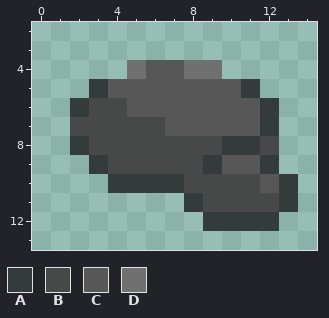
Edited in one commit: pixel-art file (src/main/resources/sprites/items/stone.aseprite). That is the earlier state.
16x16 pixels, 1 frame. Shown: x 0..14, y 2..13.
Palette (. is transparent): A #333c3a  B #474848  C #575757  D #707070
After the commit:
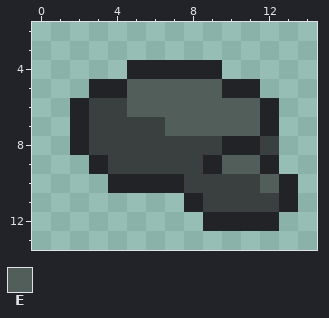
Colours new in this view: E #525e5a
Changes in this commit:
@@ palette @@
-A #333c3a
+A #222326
-B #474848
+B #3a4040
@@ x 0..14 @@
  3 ...............
- 4 .....DCCDD.....
- 5 ...ACCCCCCCA...
- 6 ..ABBCCCCCCCA..
- 7 ..BBBBBCCCCCA..
+ 4 .....AAAAA.....
+ 5 ...AAEEEEEAA...
+ 6 ..ABBEEEEEEEA..
+ 7 ..ABBBBEEEEEA..
  8 ..ABBBBBBBAAB..
- 9 ...ABBBBBACCA..
-10 ....AAAABBBBCA.
+ 9 ...ABBBBBAEEA..
+10 ....AAAABBBBEA.
 11 ........ABBBBA.
Pixel boxes of the changes (left, top, right, bottom) in both pictures:
changed: (70, 60, 298, 231)
